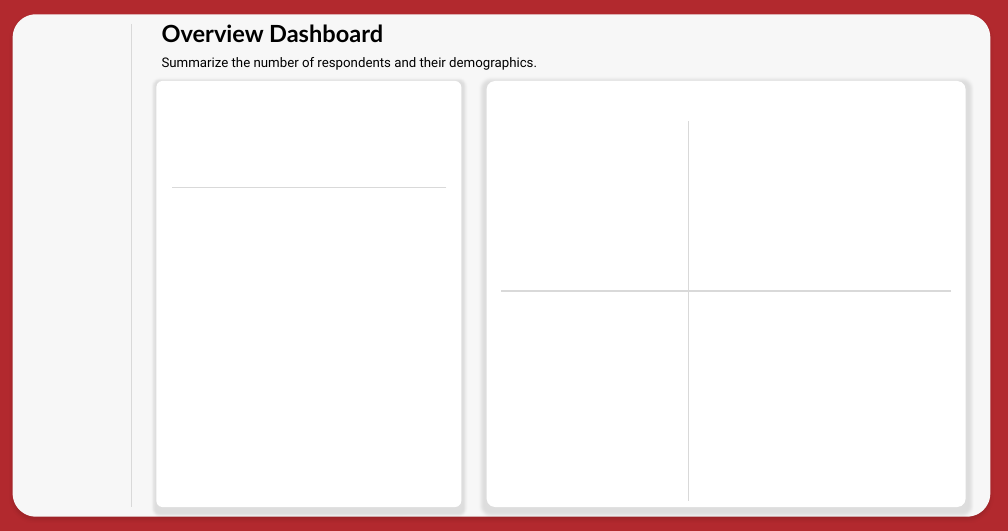
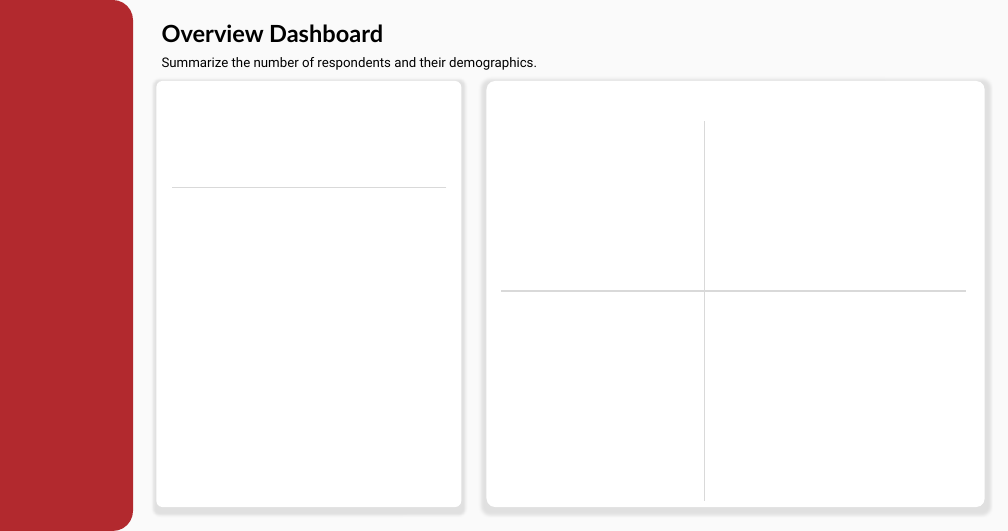
Before and after one commit to Truong2003-tqd/Highlands-Customer-Analysis, a slide deck: slide 1 of Power BI Report/Dashboard Layout.pptx. Drawn at 1008x531 pixels with LibreOffice and Linux fonts; fonts in the diff are those of the drawing. Boxes give left, top, right and bottom in pixels: in the first picture for what was removed or moved away, otherwise in the second. Text is boxed around its words. In the diff, an @@ line names an element or a change of style, - is before the commit and + after.

```diff
--- a/Power BI Report/Dashboard Layout.pptx
+++ b/Power BI Report/Dashboard Layout.pptx
@@ background #B2292E to #F7F7F7 at 50% opacity @@
@@ round same rect added at (0, 0, 133, 531), fill #B2292E @@
@@ rounded rectangle removed at (13, 14, 990, 516) @@
@@ line removed from (132, 24) to (132, 507) @@
@@ rounded rectangle: place and size @@
-rounded rectangle at (486, 81, 966, 507)
+rounded rectangle at (486, 81, 985, 507)
@@ line moved from (689, 500) - (689, 121) to (705, 500) - (705, 121) @@
@@ line moved from (951, 291) - (501, 291) to (966, 291) - (501, 291) @@
```
Also in this commit, not shown: 3 other slides changed, 5 other files.
